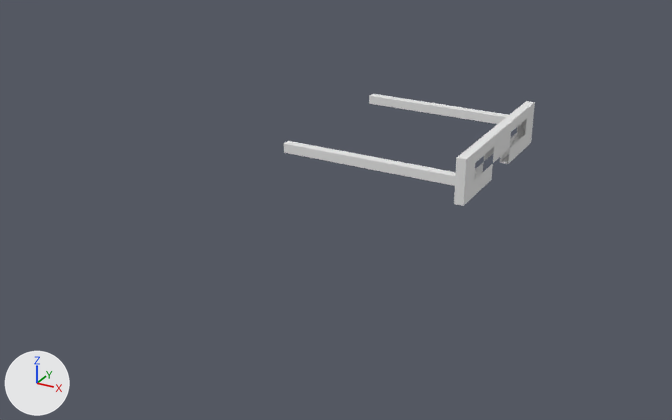
A saved change to the Blender file 01-Models/mb-Brille.blend.
Camera for both pictures: a 50 mm lens placed at (3.98, -9.96, 4.37), pointed at (-0.35, -2.09, 0.43). The axes (+X, +Y, +Z) are drawn at lower left. The lights are the same throughout.

The older version as bpy lines, for what is in view:
```python
me_cube = bpy.data.meshes.new('Cube')
me_cube.from_pydata(...)  # a box spanning x -1.0..1.0, y -1.0..1.0, z -1.0..1.0
me_cube.materials.append(mat_material)  # white #e7e7e7
me_cube_001 = bpy.data.meshes.new('Cube.001')
me_cube_001.from_pydata(...)  # a box spanning x -1.0..1.0, y -1.0..1.0, z -1.0..1.0
me_cube_001.materials.append(mat_material_001)  # white #e7e7e7
me_cube_002 = bpy.data.meshes.new('Cube.002')
me_cube_002.from_pydata(...)  # 365 vertices, 332 faces; spans x -1.0..1.0, y -1.0..1.0, z -1.0..1.0
me_cube_002.materials.append(mat_material_002)  # white #e7e7e7
ob_cube = bpy.data.objects.new('Cube', me_cube)
ob_cube.location = (0.0, 0.0, 1.0)
ob_cube.scale = (1.0, 0.05, 0.05)
ob_cube_001 = bpy.data.objects.new('Cube.001', me_cube_001)
ob_cube_001.location = (0.0, -2.0, 1.0)
ob_cube_001.scale = (1.0, 0.05, 0.05)
ob_cube_002 = bpy.data.objects.new('Cube.002', me_cube_002)
ob_cube_002.location = (1.0, -1.0, 1.0)
ob_cube_002.rotation_euler = (0.0, 0.0, 1.571)  # degrees (0, 0, 90)
ob_cube_002.scale = (1.05, 0.05, 0.242)
```
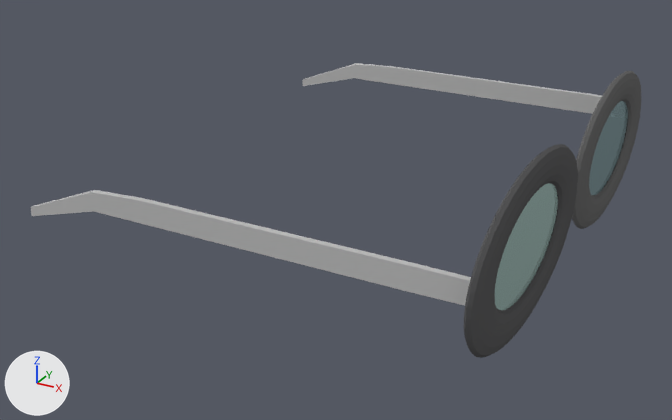
Location of each change, (x1, y1, x2, y2) in pixels of the pictures (672 x 420 px):
'Cube.001', recoloured, reshaped, moved, rescaled (155% wider, 154% taller): before (284, 141, 456, 186); after (30, 190, 471, 306)
'Torus', added: after (464, 144, 578, 358)
'Cube.000', added: after (302, 63, 602, 114)
'Torus.001', added: after (572, 71, 641, 229)
'Plane.001', added: after (495, 183, 558, 310)
'Cube.002', deleted: before (454, 101, 535, 206)
'Plane', now drawn: after (589, 101, 628, 195)
'Cube', deleted: before (369, 94, 527, 129)

What changed in the scene script:
```text
Add mat_linkes_glas_vv:
    mat_linkes_glas_vv = bpy.data.materials.new('Linkes Glas vv')
    mat_linkes_glas_vv.use_nodes = True; mat_linkes_glas_vv.node_tree.nodes.clear()
    _N = mat_linkes_glas_vv.node_tree.nodes; _L = mat_linkes_glas_vv.node_tree.links
    n0 = _N.new('ShaderNodeOutputMaterial'); n0.name = 'Material Output'
    n1 = _N.new('ShaderNodeBsdfGlass'); n1.name = 'Glass BSDF'
    n1.distribution = 'BECKMANN'
    n1.inputs[0].default_value = (0.576, 0.8, 0.754, 1.0)  # 'Color', white #c8e7e1
    n1.inputs[2].default_value = 2.5  # 'IOR'
    _L.new(n1.outputs[0], n0.inputs[0])  # 'BSDF' to 'Surface'
Change me_cube_001:
    used by ob_cube_001; location = (0.0, -2.0, 1.0); scale = (1.0, 0.05, 0.05)
    remove me_cube_001.from_pydata(...)  # 8 vertices, 6 faces; spans x -1.0..1.0, y -1.0..1.0, z -1.0..1.0
    remove me_cube_001.materials.append(mat_material_001)  # white #e7e7e7
    add me_cube_001.from_pydata(...)  # 386 vertices, 448 faces; spans x -1.14..1.0, y -1.0..1.0, z -2.25..0.86
    me_cube_001 part 1: 8 vertices removed from x -1.0..1.0, y -1.0..1.0, z -1.0..1.0; 386 vertices added at x -1.14..1.0, y -1.0..1.0, z -2.25..0.86
    add me_cube_001.materials.append(mat_buegel_000)  # grey #bdbdbd
Add me_plane_001:
    me_plane_001.from_pydata([(-1.0, -1.0, 0.0), (1.0, -1.0, 0.0), (-1.0, 1.0, 0.0), (1.0, 1.0, 0.0)], [], [(0, 1, 3, 2)])
    me_plane_001.materials.append(mat_linkes_glas_vv)
Remove ob_cube:
    ob_cube = bpy.data.objects.new('Cube', me_cube)
Change ob_cube_001:
    ob_cube_001.location: (0.0, -2.0, 1.0) -> (-0.09, -4.229, 1.076)
    ob_cube_001.scale: (1.0, 0.05, 0.05) -> (2.07, 0.0286, 0.141)
Remove ob_cube_002:
    ob_cube_002 = bpy.data.objects.new('Cube.002', me_cube_002)
Add ob_cube_000:
    ob_cube_000 = bpy.data.objects.new('Cube.000', me_cube_005)  # 386 vertices, 448 faces; spans x -1.14..1.0, y -1.0..1.0, z -2.25..0.86; in mat_buegel_002 (grey #bdbdbd)
    ob_cube_000.location = (-0.09, 0.812, 1.076)
    ob_cube_000.scale = (2.07, 0.0286, 0.141)
Add ob_plane_001:
    ob_plane_001 = bpy.data.objects.new('Plane.001', me_plane_001)
    ob_plane_001.location = (2.01, -3.15, 1.001)
    ob_plane_001.rotation_euler = (0.0, 1.571, 0.0)  # degrees (0, 90, 0)
    ob_plane_001.scale = (0.473, 1.0, 1.0)
Add ob_torus_001:
    ob_torus_001 = bpy.data.objects.new('Torus.001', me_torus_002)  # 576 vertices, 576 faces; spans x -1.25..1.25, y -1.25..1.25, z -0.09..0.09; in mat_gestell (dark grey #6b6b6b)
    ob_torus_001.location = (2.018, -0.361, 0.999)
    ob_torus_001.rotation_euler = (0.0, 1.571, 0.0)  # degrees (0, 90, 0)
    ob_torus_001.scale = (0.614, 1.13, 0.614)
Add ob_torus:
    ob_torus = bpy.data.objects.new('Torus', me_torus)  # 576 vertices, 576 faces; spans x -1.25..1.25, y -1.25..1.25, z -0.09..0.09; in mat_gestell2 (dark grey #5c5c5d)
    ob_torus.location = (2.018, -3.076, 0.999)
    ob_torus.rotation_euler = (0.0, 1.571, 0.0)  # degrees (0, 90, 0)
    ob_torus.scale = (0.614, 1.13, 0.614)
```
